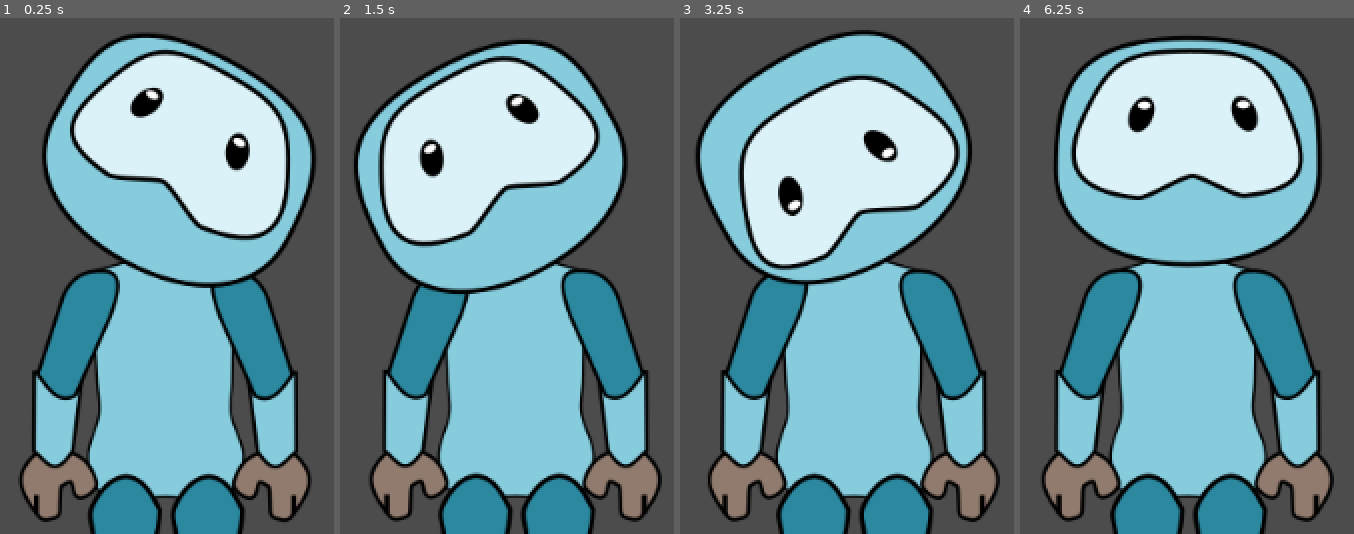
Above: before the commit, frames 1-4 (left to right).
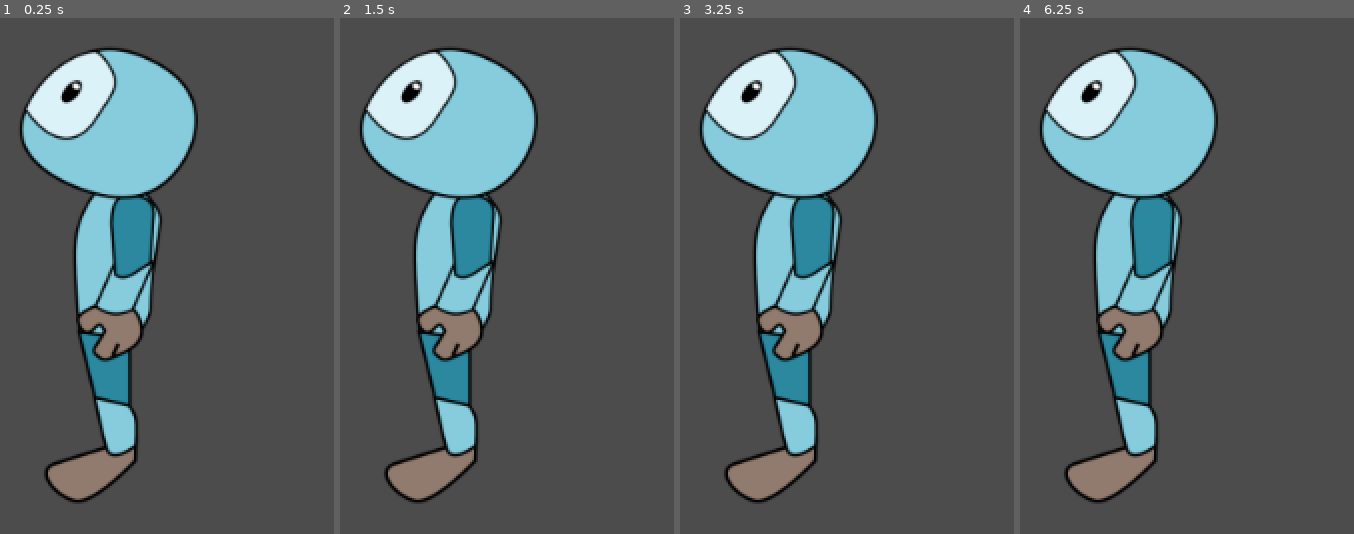
Above: after the commit, the same moments.

Repository: StraToN/escoria-assets-testing
Game: Godot game, scene res://KinematicBody2D.tscn
Same seed, same stepped clock (60 frames per second), same inputs: the game is played once before the commit and once after it.
Inputs:
- Up to frame 1 (0.25 s): no input
- Up to frame 2 (1.5 s): tap Enter at 0.5 s; hold Right (ui_right) 0.53-1.28 s
- Up to frame 3 (3.25 s): tap Space at 2 s; hold Right (ui_right) from 2.03 s (still down)
- Up to frame 4 (6.25 s): release Right (ui_right) at 3.53 s; tap Enter at 4.25, 5.75 s; tap Space at 5 s; hold Right (ui_right) from 5.78 s (still down)

The runs differ from the first frame. In frame 1, 62% of the frame differs, in the area x 5-95%, y 2-100%; in frame 2, 62%; in frame 3, 63%; in frame 4, 63%, in the area x 5-95%, y 3-100%.

Commit message:
redimensionnement des images

Diff:
--- a/KinematicBody2D.tscn
+++ b/KinematicBody2D.tscn
@@ -4,58 +4,58 @@
 [ext_resource path="res://ressources/take_right/take_right0.png" type="Texture" id=2]
 [ext_resource path="res://ressources/take_right/take_right1.png" type="Texture" id=3]
 [ext_resource path="res://ressources/take_right/take_right3.png" type="Texture" id=4]
-[ext_resource path="res://ressources/yes_left/13yesleftbottom.png" type="Texture" id=5]
-[ext_resource path="res://ressources/yes_left/14yesleft.png" type="Texture" id=6]
-[ext_resource path="res://ressources/yes_left/15yesleftup.png" type="Texture" id=7]
-[ext_resource path="res://ressources/walk_right/walk_right0.png" type="Texture" id=8]
-[ext_resource path="res://ressources/walk_right/walk_right1.png" type="Texture" id=9]
-[ext_resource path="res://ressources/walk_right/walk_right2.png" type="Texture" id=10]
-[ext_resource path="res://ressources/walk_right/walk_right3.png" type="Texture" id=11]
-[ext_resource path="res://ressources/walk_right/walk_right4.png" type="Texture" id=12]
-[ext_resource path="res://ressources/walk_right/walk_right5.png" type="Texture" id=13]
-[ext_resource path="res://ressources/walk_right/walk_right6.png" type="Texture" id=14]
-[ext_resource path="res://ressources/walk_right/walk_right7.png" type="Texture" id=15]
-[ext_resource path="res://ressources/walk_right/walk_right8.png" type="Texture" id=16]
-[ext_resource path="res://ressources/walk_right/walk_right9.png" type="Texture" id=17]
-[ext_resource path="res://ressources/walk_right/walk_right10.png" type="Texture" id=18]
-[ext_resource path="res://ressources/aroundyesandno/out0.png" type="Texture" id=19]
-[ext_resource path="res://ressources/aroundyesandno/out1.png" type="Texture" id=20]
-[ext_resource path="res://ressources/aroundyesandno/out2.png" type="Texture" id=21]
-[ext_resource path="res://ressources/aroundyesandno/out3.png" type="Texture" id=22]
-[ext_resource path="res://ressources/aroundyesandno/out4.png" type="Texture" id=23]
-[ext_resource path="res://ressources/aroundyesandno/out5.png" type="Texture" id=24]
-[ext_resource path="res://ressources/aroundyesandno/out6.png" type="Texture" id=25]
-[ext_resource path="res://ressources/aroundyesandno/out7.png" type="Texture" id=26]
-[ext_resource path="res://ressources/aroundyesandno/out8.png" type="Texture" id=27]
-[ext_resource path="res://ressources/circular_movement_head/out1.png" type="Texture" id=28]
-[ext_resource path="res://ressources/circular_movement_head/out4.png" type="Texture" id=29]
-[ext_resource path="res://ressources/circular_movement_head/out3.png" type="Texture" id=30]
-[ext_resource path="res://ressources/circular_movement_head/out2.png" type="Texture" id=31]
-[ext_resource path="res://ressources/circular_movement_head/out0.png" type="Texture" id=32]
-[ext_resource path="res://ressources/no/no0.png" type="Texture" id=33]
-[ext_resource path="res://ressources/no/no1.png" type="Texture" id=34]
-[ext_resource path="res://ressources/no/no2.png" type="Texture" id=35]
-[ext_resource path="res://ressources/walk_back/walk_back0.png" type="Texture" id=36]
-[ext_resource path="res://ressources/walk_back/walk_back1.png" type="Texture" id=37]
-[ext_resource path="res://ressources/walk_back/walk_back2.png" type="Texture" id=38]
-[ext_resource path="res://ressources/walk_back/walk_back3.png" type="Texture" id=39]
-[ext_resource path="res://ressources/walk_back/walk_back4.png" type="Texture" id=40]
-[ext_resource path="res://ressources/walk_back/walk_back5.png" type="Texture" id=41]
-[ext_resource path="res://ressources/walk_back/walk_back6.png" type="Texture" id=42]
-[ext_resource path="res://ressources/walk_back/walk_back7.png" type="Texture" id=43]
-[ext_resource path="res://ressources/walk_back/walk_back8.png" type="Texture" id=44]
-[ext_resource path="res://ressources/take_front/take_front0.png" type="Texture" id=45]
-[ext_resource path="res://ressources/take_front/take_front1.png" type="Texture" id=46]
-[ext_resource path="res://ressources/take_front/take_front2.png" type="Texture" id=47]
-[ext_resource path="res://ressources/take_front/take_front3.png" type="Texture" id=48]
-[ext_resource path="res://ressources/walk_front/walk_front_out1.png" type="Texture" id=49]
-[ext_resource path="res://ressources/walk_front/walk_front_out2.png" type="Texture" id=50]
-[ext_resource path="res://ressources/walk_front/walk_front_out3.png" type="Texture" id=51]
-[ext_resource path="res://ressources/walk_front/walk_front_out4.png" type="Texture" id=52]
-[ext_resource path="res://ressources/walk_front/walk_front_out5.png" type="Texture" id=53]
-[ext_resource path="res://ressources/walk_front/walk_front_out6.png" type="Texture" id=54]
-[ext_resource path="res://ressources/walk_front/walk_front_out7.png" type="Texture" id=55]
-[ext_resource path="res://ressources/walk_front/walk_front_out8.png" type="Texture" id=56]
+[ext_resource path="res://ressources/yes_left/yes_left0.png" type="Texture" id=5]
+[ext_resource path="res://ressources/yes_left/yes_left1.png" type="Texture" id=6]
+[ext_resource path="res://ressources/yes_left/yes_left2.png" type="Texture" id=7]
+[ext_resource path="res://ressources/aroundyesandno/out0.png" type="Texture" id=8]
+[ext_resource path="res://ressources/aroundyesandno/out1.png" type="Texture" id=9]
+[ext_resource path="res://ressources/aroundyesandno/out2.png" type="Texture" id=10]
+[ext_resource path="res://ressources/aroundyesandno/out3.png" type="Texture" id=11]
+[ext_resource path="res://ressources/aroundyesandno/out4.png" type="Texture" id=12]
+[ext_resource path="res://ressources/aroundyesandno/out5.png" type="Texture" id=13]
+[ext_resource path="res://ressources/aroundyesandno/out6.png" type="Texture" id=14]
+[ext_resource path="res://ressources/aroundyesandno/out7.png" type="Texture" id=15]
+[ext_resource path="res://ressources/aroundyesandno/out8.png" type="Texture" id=16]
+[ext_resource path="res://ressources/circular_movement_head/out1.png" type="Texture" id=17]
+[ext_resource path="res://ressources/circular_movement_head/out4.png" type="Texture" id=18]
+[ext_resource path="res://ressources/circular_movement_head/out3.png" type="Texture" id=19]
+[ext_resource path="res://ressources/circular_movement_head/out2.png" type="Texture" id=20]
+[ext_resource path="res://ressources/circular_movement_head/out0.png" type="Texture" id=21]
+[ext_resource path="res://ressources/no/no0.png" type="Texture" id=22]
+[ext_resource path="res://ressources/no/no1.png" type="Texture" id=23]
+[ext_resource path="res://ressources/no/no2.png" type="Texture" id=24]
+[ext_resource path="res://ressources/walk_back/walk_back0.png" type="Texture" id=25]
+[ext_resource path="res://ressources/walk_back/walk_back1.png" type="Texture" id=26]
+[ext_resource path="res://ressources/walk_back/walk_back2.png" type="Texture" id=27]
+[ext_resource path="res://ressources/walk_back/walk_back3.png" type="Texture" id=28]
+[ext_resource path="res://ressources/walk_back/walk_back4.png" type="Texture" id=29]
+[ext_resource path="res://ressources/walk_back/walk_back5.png" type="Texture" id=30]
+[ext_resource path="res://ressources/walk_back/walk_back6.png" type="Texture" id=31]
+[ext_resource path="res://ressources/walk_back/walk_back7.png" type="Texture" id=32]
+[ext_resource path="res://ressources/walk_back/walk_back8.png" type="Texture" id=33]
+[ext_resource path="res://ressources/take_front/take_front0.png" type="Texture" id=34]
+[ext_resource path="res://ressources/take_front/take_front1.png" type="Texture" id=35]
+[ext_resource path="res://ressources/take_front/take_front2.png" type="Texture" id=36]
+[ext_resource path="res://ressources/take_front/take_front3.png" type="Texture" id=37]
+[ext_resource path="res://ressources/walk_front/walk_front_out1.png" type="Texture" id=38]
+[ext_resource path="res://ressources/walk_front/walk_front_out2.png" type="Texture" id=39]
+[ext_resource path="res://ressources/walk_front/walk_front_out3.png" type="Texture" id=40]
+[ext_resource path="res://ressources/walk_front/walk_front_out4.png" type="Texture" id=41]
+[ext_resource path="res://ressources/walk_front/walk_front_out5.png" type="Texture" id=42]
+[ext_resource path="res://ressources/walk_front/walk_front_out6.png" type="Texture" id=43]
+[ext_resource path="res://ressources/walk_front/walk_front_out7.png" type="Texture" id=44]
+[ext_resource path="res://ressources/walk_front/walk_front_out8.png" type="Texture" id=45]
+[ext_resource path="res://ressources/walk_right/walk_right0.png" type="Texture" id=46]
+[ext_resource path="res://ressources/walk_right/walk_right1.png" type="Texture" id=47]
+[ext_resource path="res://ressources/walk_right/walk_right2.png" type="Texture" id=48]
+[ext_resource path="res://ressources/walk_right/walk_right3.png" type="Texture" id=49]
+[ext_resource path="res://ressources/walk_right/walk_right4.png" type="Texture" id=50]
+[ext_resource path="res://ressources/walk_right/walk_right5.png" type="Texture" id=51]
+[ext_resource path="res://ressources/walk_right/walk_right6.png" type="Texture" id=52]
+[ext_resource path="res://ressources/walk_right/walk_right7.png" type="Texture" id=53]
+[ext_resource path="res://ressources/walk_right/walk_right8.png" type="Texture" id=54]
+[ext_resource path="res://ressources/walk_right/walk_right9.png" type="Texture" id=55]
+[ext_resource path="res://ressources/walk_right/walk_right10.png" type="Texture" id=56]
 
 [sub_resource type="SpriteFrames" id=1]
 animations = [ {
@@ -64,50 +64,50 @@
 "name": "take_right",
 "speed": 5.0
 }, {
-"frames": [ ExtResource( 5 ), ExtResource( 6 ), ExtResource( 7 ), ExtResource( 6 ) ],
+"frames": [ ExtResource( 5 ), ExtResource( 6 ), ExtResource( 7 ) ],
 "loop": false,
 "name": "yesleft",
 "speed": 5.0
 }, {
-"frames": [ ExtResource( 8 ), ExtResource( 9 ), ExtResource( 10 ), ExtResource( 11 ), ExtResource( 12 ), ExtResource( 13 ), ExtResource( 14 ), ExtResource( 15 ), ExtResource( 16 ), ExtResource( 17 ), ExtResource( 18 ) ],
-"loop": false,
-"name": "walk",
-"speed": 2.0
-}, {
-"frames": [ ExtResource( 19 ), ExtResource( 20 ), ExtResource( 21 ), ExtResource( 22 ), ExtResource( 23 ), ExtResource( 24 ), ExtResource( 25 ), ExtResource( 26 ), ExtResource( 27 ) ],
-"loop": false,
+"frames": [ ExtResource( 8 ), ExtResource( 9 ), ExtResource( 10 ), ExtResource( 11 ), ExtResource( 12 ), ExtResource( 13 ), ExtResource( 14 ), ExtResource( 15 ), ExtResource( 16 ) ],
+"loop": true,
 "name": "lookallaround",
 "speed": 5.0
 }, {
-"frames": [ ExtResource( 28 ), ExtResource( 20 ), ExtResource( 29 ), ExtResource( 20 ) ],
+"frames": [ ExtResource( 17 ), ExtResource( 9 ), ExtResource( 18 ), ExtResource( 9 ) ],
 "loop": true,
 "name": "yes",
 "speed": 5.0
 }, {
-"frames": [ ExtResource( 30 ), ExtResource( 31 ), ExtResource( 28 ), ExtResource( 32 ), ExtResource( 29 ), ExtResource( 31 ), ExtResource( 32 ) ],
-"loop": true,
+"frames": [ ExtResource( 19 ), ExtResource( 20 ), ExtResource( 17 ), ExtResource( 21 ), ExtResource( 18 ), ExtResource( 20 ), ExtResource( 21 ) ],
+"loop": false,
 "name": "circularmovementhead",
 "speed": 5.0
 }, {
-"frames": [ ExtResource( 33 ), ExtResource( 34 ), ExtResource( 35 ), ExtResource( 34 ) ],
-"loop": false,
+"frames": [ ExtResource( 22 ), ExtResource( 23 ), ExtResource( 24 ), ExtResource( 23 ), ExtResource( 22 ) ],
+"loop": true,
 "name": "no",
 "speed": 5.0
 }, {
-"frames": [ ExtResource( 36 ), ExtResource( 37 ), ExtResource( 38 ), ExtResource( 39 ), ExtResource( 40 ), ExtResource( 41 ), ExtResource( 42 ), ExtResource( 43 ), ExtResource( 44 ) ],
+"frames": [ ExtResource( 25 ), ExtResource( 26 ), ExtResource( 27 ), ExtResource( 28 ), ExtResource( 29 ), ExtResource( 30 ), ExtResource( 31 ), ExtResource( 32 ), ExtResource( 33 ) ],
 "loop": false,
 "name": "walk_back",
 "speed": 5.0
 }, {
-"frames": [ ExtResource( 45 ), ExtResource( 46 ), ExtResource( 47 ), ExtResource( 48 ) ],
+"frames": [ ExtResource( 34 ), ExtResource( 35 ), ExtResource( 36 ), ExtResource( 37 ) ],
 "loop": true,
 "name": "take_front",
 "speed": 5.0
 }, {
-"frames": [ ExtResource( 49 ), ExtResource( 50 ), ExtResource( 51 ), ExtResource( 52 ), ExtResource( 53 ), ExtResource( 54 ), ExtResource( 55 ), ExtResource( 56 ) ],
+"frames": [ ExtResource( 38 ), ExtResource( 39 ), ExtResource( 40 ), ExtResource( 41 ), ExtResource( 42 ), ExtResource( 43 ), ExtResource( 44 ), ExtResource( 45 ) ],
 "loop": true,
 "name": "walk_front",
 "speed": 5.0
+}, {
+"frames": [ ExtResource( 46 ), ExtResource( 47 ), ExtResource( 48 ), ExtResource( 49 ), ExtResource( 50 ), ExtResource( 51 ), ExtResource( 52 ), ExtResource( 53 ), ExtResource( 54 ), ExtResource( 55 ), ExtResource( 56 ) ],
+"loop": false,
+"name": "walk_right",
+"speed": 2.0
 } ]
 
 [sub_resource type="CircleShape2D" id=2]
@@ -118,8 +118,8 @@
 [node name="AnimatedSprite" type="AnimatedSprite" parent="."]
 position = Vector2( 234, 276 )
 frames = SubResource( 1 )
-animation = "circularmovementhead"
-frame = 1
+animation = "yesleft"
+frame = 2
 speed_scale = 0.75
 playing = true
 centered = false
Binary file changed: ressources/aroundyesandno/out0.png
Binary file changed: ressources/aroundyesandno/out1.png
Binary file changed: ressources/aroundyesandno/out2.png
Binary file changed: ressources/aroundyesandno/out3.png
Binary file changed: ressources/aroundyesandno/out4.png
Binary file changed: ressources/aroundyesandno/out5.png
Binary file changed: ressources/aroundyesandno/out6.png
Binary file changed: ressources/aroundyesandno/out7.png
Binary file changed: ressources/aroundyesandno/out8.png
Binary file changed: ressources/circular_movement_head/out0.png
Binary file changed: ressources/circular_movement_head/out1.png
Binary file changed: ressources/circular_movement_head/out2.png
(and 66 more such lines)
